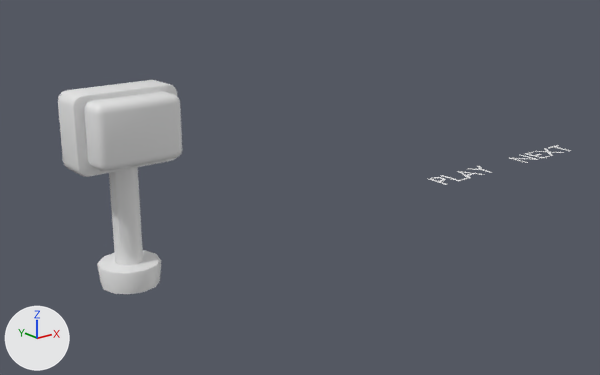
Before and after pictures for a commit that changed the Blender file Assets/3D/Reus/Button.blend.
Camera for both pictures: a 50 mm camera at (-7.02, -14.3, 6.63) aimed at (5.05, 0.77, 0.6). Arrows for +X, +Y and +Z are at lower left; the lights stay in place. Text is drawn in Blender's own font.
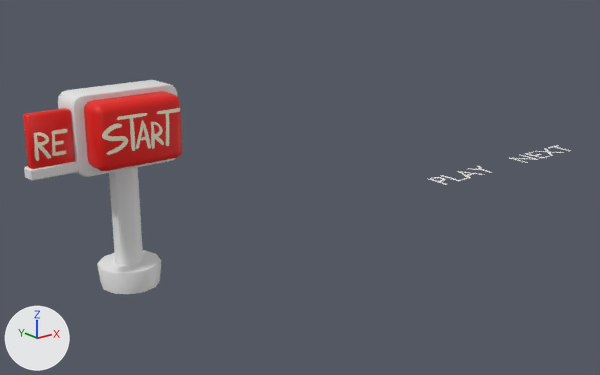
What differs and where, as boxes (x1, y1, x2, y2) in the pictures (600 x 375 px):
'Cube.001', recoloured, surface changed (grey to red): (84, 91, 182, 171) in both
'Cube.002', added (red): after (23, 108, 75, 169)
'Cube.003', added: after (24, 161, 78, 181)

The change, as a list of edits to the scene's bpy script:
```text
Add img_start_button_png:
    img_start_button_png = load_image('START BUTTON.png', '../../Textures/START BUTTON.png', 2048, 2048, 'sRGB')
Add mat_material_001:
    mat_material_001 = principled_material('Material.001')
    mat_material_001.texture = img_start_button_png
Change me_cube_002:
    where me_cube_002.from_pydata(...)  # 64 vertices, 57 faces; spans x -0.88..0.88, y -0.2..0.34, z -0.62..0.62
    used by ob_cube_001; location = (0.0, -0.75, 3.03)
    me_cube_002 part 1: texture (UV) coordinates of 57 of 57 faces, centred in x -0.88..0.88, y -0.2..0.15, z -0.62..0.62, changed; they spanned u 0.38..0.88, v 0.0..1.0 and now span u 0.0..0.98, v 0.0..1.03
    add me_cube_002.materials.append(mat_material_001)  # picture img_start_button_png
Add me_cube:
    me_cube.from_pydata(...)  # 24 vertices, 26 faces; spans x -1.949..-0.895, y -0.389..-0.1, z 2.361..2.563
    me_cube.materials.append(mat_color03)  # white #e7e7e7
Add me_cube_003:
    me_cube_003.from_pydata(...)  # 24 vertices, 26 faces; spans x -1.893..-1.073, y -0.348..-0.139, z 2.395..3.527
    me_cube_003.polygons.foreach_set('use_smooth', [True] * 26)
    me_cube_003.materials.append(mat_material_001)  # picture img_start_button_png
Add ob_cube_003:
    ob_cube_003 = bpy.data.objects.new('Cube.003', me_cube)
    ob_cube_003.location = (0.0, 0.0, 0.0)
Add ob_cube_002:
    ob_cube_002 = bpy.data.objects.new('Cube.002', me_cube_003)
    ob_cube_002.location = (0.0, 0.0, 0.0)
```
